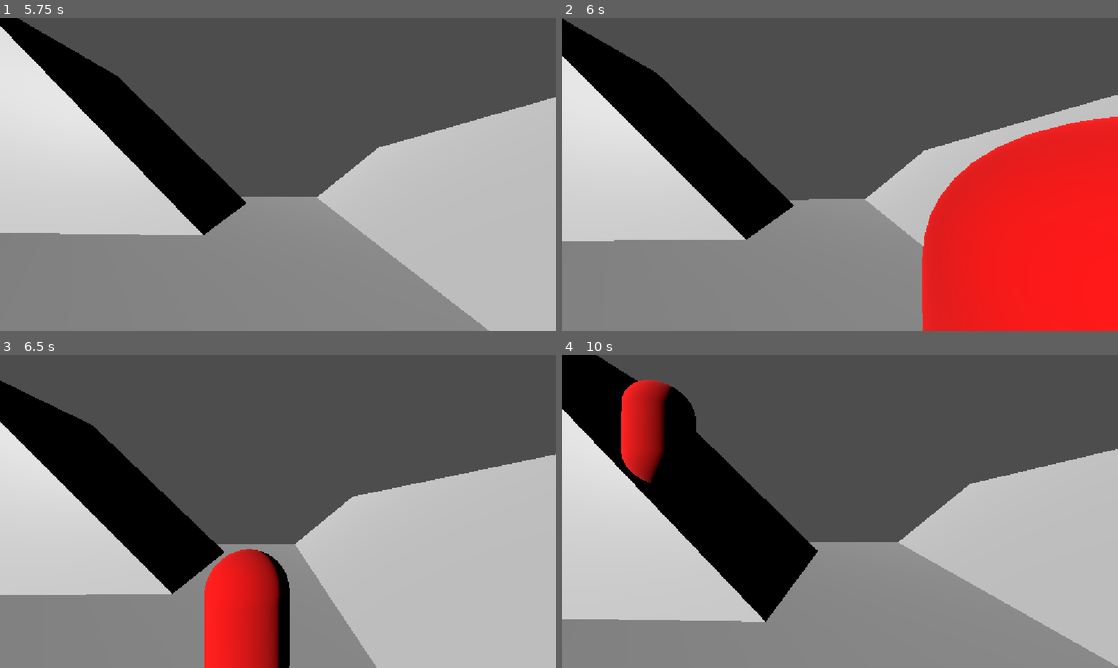
Above: before the commit, frames 1-4 (two rows, left to right).
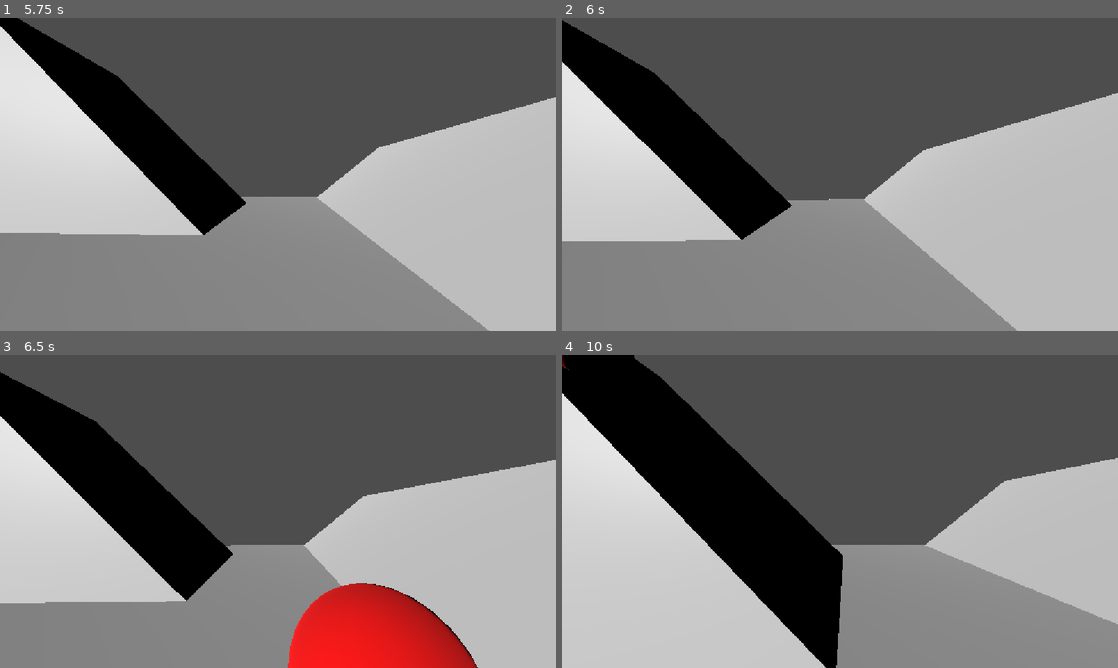
Above: after the commit, the same moments.

Repository: flowerFawn/unnamed-narrative-fps
Game: Godot game, scene res://prototyping/prototype world.tscn
The game is run twice, just before and just after one commit, with the same random seed, the same clock (stepped at 60 frames per second) and the same inputs.
Inputs (mouse positions are in pixels of both pictures, inside the frame that each line leads up to):
- Up to frame 1 (5.75 s): move the mouse to (272, 180) at 0.52 s; hold Shift (Sprint) 0.53-1.28 s; hold W (Move Forward) 0.53-2.78 s; tap Space (Jump) at 0.77, 1.52, 3.02, 3.77, 4.52 s; move the mouse to (316, 177) at 1.27 s; click (316, 177) at 1.35 s; tap Shift (Sprint) at 1.55, 2.85, 3.8, 4.35 s; move the mouse to (233, 171) at 2.02 s; hold Shift (Sprint) 2.03-2.78 s; move the mouse to (283, 174) at 2.77 s; hold A (Strafe Left) 2.78-3.53 s; move the mouse to (255, 168) at 3.52 s; press the mouse at (255, 168) at 3.53 s; hold W (Move Forward) from 3.53 s (still down); move the mouse to (305, 174) at 4.27 s; release the mouse at (305, 174) at 4.28 s; move the mouse to (250, 174) at 5.02 s; hold Shift (Sprint) from 5.03 s (still down)
- Up to frame 2 (6 s): move the mouse to (851, 168) at 5.77 s; release W (Move Forward) at 5.78 s; release Shift (Sprint) at 5.78 s; hold D (Strafe Right) from 5.78 s (still down); click (851, 168) at 5.85 s
- Up to frame 3 (6.5 s): keep holding D (Strafe Right); tap Space (Jump) at 6.02 s; tap Shift (Sprint) at 6.05 s
- Up to frame 4 (10 s): move the mouse to (834, 517) at 6.52 s; release D (Strafe Right) at 6.53 s; hold Shift (Sprint) 6.53-7.28 s; hold W (Move Forward) 6.53-8.78 s; tap Space (Jump) at 6.77, 7.52, 9.02, 9.77 s; move the mouse to (878, 514) at 7.27 s; tap Shift (Sprint) at 7.35, 8.3, 8.85 s; move the mouse to (795, 508) at 8.02 s; press the mouse at (795, 508) at 8.03 s; move the mouse to (845, 511) at 8.77 s; release the mouse at (845, 511) at 8.78 s; hold A (Strafe Left) 8.78-9.53 s; move the mouse to (817, 505) at 9.52 s; hold W (Move Forward) from 9.53 s (still down); hold Shift (Sprint) from 9.53 s (still down)

Frame 1 is identical in both runs. In frame 2, 22% of the frame differs, in the area x 0-100%, y 0-100%; in frame 3, 16%; in frame 4, 20%.

Commit message:
enemy movement
also made both enemy and player inherit from the abstract Actor class.

Diff:
--- /dev/null
+++ b/abstract/actor.gd
@@ -0,0 +1,17 @@
+@abstract extends CharacterBody3D
+class_name Actor
+
+@abstract func check_for_state_change() -> void
+
+@abstract func set_state(new_state) -> void
+
+##The level the actor is currently in. Stores information such as gravity
+##as well as a reference to the player
+@export var level:Level
+
+
+##If the actor is falling at a slower speed than terminal velocity, adds gravity
+##Will never cause the actor to fall faster than terminal velocity
+func airtime_physics_process(delta:float) -> void:
+	if velocity.y > -level.TERMINAL_VELOCITY:
+		velocity.y = max(-level.TERMINAL_VELOCITY, velocity.y - (level.GRAVITY * delta))
--- a/enemies/enemy.gd
+++ b/enemies/enemy.gd
@@ -1,4 +1,4 @@
-extends CharacterBody3D
+extends Actor
 class_name Enemy
 
 const SPEED:float = 3
@@ -6,34 +6,71 @@
 enum EnemyState {
 	IDLE,
 	SEARCHING,
-	MOVING,
+	WALKING,
+	SPRINTING,
 	SHOOTING,
 	COVERING,
 	AIRTIME,
 }
 
-@export var level:Level
+
+##The group ofstrategy points this enemy should use. Strategy points are
+##marked points in a level which are valuable for a purpose marked in them
+##such as cover or shooting positions. This group can be queried for information
+##about these strategy points
 @export var strategy_points:StrategyPointGroup
 
 @export_group("base")
+##Pathfinding agent node used for this enemies pathfinding. Should always
+##be the one in the enemy scene
 @export var pathfinding_agent:NavigationAgent3D
+##Raycast targeting slightly below the enemy. If the enemy is too high in the air
+##the enemy will go into airtime. If this ray is still colliding, the enemy
+##will fall down without going into airtime
+@export var airtime_raycast:RayCast3D
+
+
+##State the enemy is currently in
+var state:EnemyState
+##Kind of strategy point the enemy would like to be at (such as cover or
+##shooting position)
+var goal_strategy_type:StrategyPoint.StrategyType
+##Specific strategy point the enemy wants to move towards
+var goal_strategy_point:StrategyPoint
+
+func _ready() -> void:
+	goal_strategy_point = strategy_points.get_children()[0]
+	state = EnemyState.WALKING
+
+
+func _physics_process(delta: float) -> void:
+	check_for_state_change()
+	match state:
+		EnemyState.WALKING:
+			moving_physics_process(delta)
+		EnemyState.AIRTIME:
+			airtime_physics_process(delta)
+	move_and_slide()
+
+func moving_physics_process(delta:float) -> void:
+	pathfinding_agent.target_position = goal_strategy_point.global_position
+	velocity = global_position.direction_to(pathfinding_agent.get_next_path_position())
+	velocity *= SPEED
+	if not is_on_floor():
+		velocity.y = -level.GRAVITY
 
 
 
 
-var enemy_state:EnemyState
-var goal_strategy_type:StrategyPoint.StrategyType
-var goal_strategy_point:StrategyPoint
-
-func _ready() -> void:
-	goal_strategy_point = strategy_points.get_children()[0]
 
 
-func _physics_process(delta: float) -> void:
-	pathfinding_agent.target_position = goal_strategy_point.global_position
-	velocity = global_position.direction_to(pathfinding_agent.get_next_path_position())
-	velocity *= SPEED
-	velocity.y = 0
-	if not is_on_floor():
-		velocity.y = -10
-	move_and_slide()
+func check_for_state_change() -> void:
+	if state != EnemyState.AIRTIME:
+		if not airtime_raycast.is_colliding():
+			set_state(EnemyState.AIRTIME)
+	if state == EnemyState.AIRTIME:
+		if is_on_floor():
+			set_state(EnemyState.WALKING)
+
+func set_state(new_state:EnemyState) -> void:
+	state = new_state
--- a/enemies/enemy.tscn
+++ b/enemies/enemy.tscn
@@ -12,9 +12,10 @@
 material = SubResource("StandardMaterial3D_y8mhm")
 height = 1.8
 
-[node name="Enemy" type="CharacterBody3D" unique_id=680560556 node_paths=PackedStringArray("pathfinding_agent")]
+[node name="Enemy" type="CharacterBody3D" unique_id=680560556 node_paths=PackedStringArray("pathfinding_agent", "airtime_raycast")]
 script = ExtResource("1_fw1ev")
 pathfinding_agent = NodePath("NavigationAgent3D")
+airtime_raycast = NodePath("AirtimeRaycast")
 
 [node name="CollisionShape3D" type="CollisionShape3D" parent="." unique_id=60541016]
 shape = SubResource("CapsuleShape3D_vmthy")
@@ -24,3 +25,6 @@
 
 [node name="NavigationAgent3D" type="NavigationAgent3D" parent="." unique_id=887415089]
 path_height_offset = -0.9
+
+[node name="AirtimeRaycast" type="RayCast3D" parent="." unique_id=429091408]
+target_position = Vector3(0, -2, 0)
--- a/player/player.gd
+++ b/player/player.gd
@@ -1,4 +1,4 @@
-extends CharacterBody3D
+extends Actor
 class_name Player
 ##Root of the player scene. Handles primarily movement and collision.
 ##Has states for walking/sprinting, and airtime.
@@ -7,7 +7,6 @@
 
 const BASE_SPEED:int = 1
 const SPRINT_MULTIPLIER:float = 2
-const TERMINAL_VELOCITY:int = 3
 const JUMP_VERTICAL_FORCE:float = 2.5
 const JUMP_HORIZONTAL_MULTIPLIER:float = 2
 
@@ -18,8 +17,7 @@
 	DISABLED,
 }
 
-##The level the player is currently in. Stores information such as gravity
-@export var level:Level
+
 ##Head node of the player. Controls the camera and the players pitch/yaw.
 @export var head:PlayerHead
 ##State of the player
@@ -30,7 +28,6 @@
 	#checks if state needs to change at the start of this frame
 	check_for_state_change()
 	#runs the process for the current state
-	print(state)
 	match state:
 		PlayerState.WALKING:
 			walking_physics_process(delta)
@@ -52,11 +49,6 @@
 	velocity.x = movement_vector.y
 	velocity.z = movement_vector.x
 
-##If the player is falling at a slower speed than terminal velocity, adds gravity
-##Will never cause the player to fall faster than terminal velocity
-func airtime_physics_process(delta:float) -> void:
-	if velocity.y > -TERMINAL_VELOCITY:
-		velocity.y = max(-TERMINAL_VELOCITY, velocity.y - (level.GRAVITY * delta))
 
 ##Based on the current state, checks for factors that would cause state to change
 ##If walking or sprinting, checks for the player triggering a jump
--- a/prototyping/prototype world.tscn
+++ b/prototyping/prototype world.tscn
@@ -117,7 +117,8 @@
 [node name="placeholder arena 2" parent="." unique_id=136679919 instance=ExtResource("2_8y3gp")]
 transform = Transform3D(1, 0, 0, 0, 1, 0, 0, 0, 1, -7.7228627, -4.0929365, 0)
 
-[node name="CharacterBody3D" parent="." unique_id=202432036 instance=ExtResource("1_28p7h")]
+[node name="CharacterBody3D" parent="." unique_id=202432036 node_paths=PackedStringArray("level") instance=ExtResource("1_28p7h")]
+level = NodePath("..")
 
 [node name="Targets" type="Node3D" parent="." unique_id=549373909]
 
--- a/world/level.gd
+++ b/world/level.gd
@@ -2,5 +2,6 @@
 class_name Level
 
 const GRAVITY:float = 9.8 / 2
+const TERMINAL_VELOCITY:int = 3
 
 @export var player:Player
Not shown, added: abstract/actor.gd.uid
